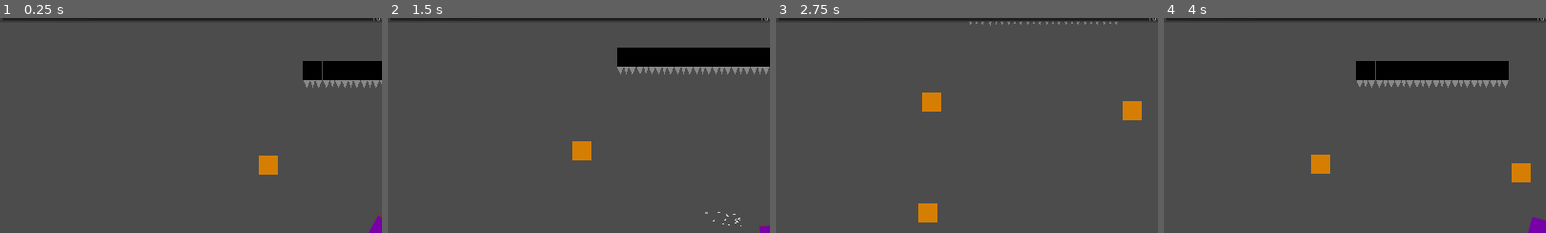
Above: before the commit, frames 1-4 (left to right).
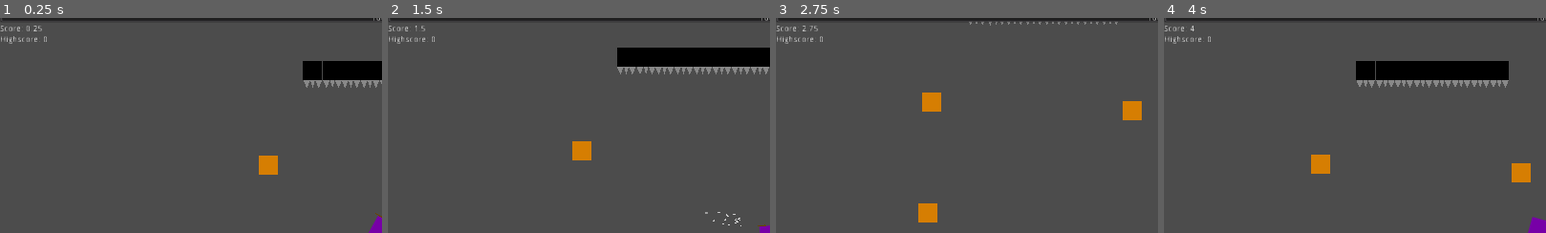
Above: after the commit, the same moments.

Repository: thx4nothing/LD51
Game: Godot game, scene res://Game.tscn
Same seed, same stepped clock (60 frames per second), same inputs: the game is played once before the commit and once after it.
Inputs (mouse positions are % of the whole screen's width and height, from its top left):
- Up to frame 1 (0.25 s): no input
- Up to frame 2 (1.5 s): tap Enter at 0.5 s; move the mouse to (72, 45) at 0.52 s; press the mouse at (72, 45) at 0.53 s; hold D (move_right) 0.53-1.28 s; move the mouse to (30, 55) at 1.27 s; release the mouse at (30, 55) at 1.28 s; hold S (move_down) from 1.28 s (still down); click (30, 55) at 1.35 s
- Up to frame 3 (2.75 s): move the mouse to (60, 28) at 2.02 s; release S (move_down) at 2.03 s; press the mouse at (60, 28) at 2.03 s; hold D (move_right) from 2.03 s (still down)
- Up to frame 4 (4 s): move the mouse to (45, 70) at 2.77 s; release D (move_right) at 2.78 s; release the mouse at (45, 70) at 2.78 s; hold W (move_up) 2.78-3.53 s; click (45, 70) at 2.85 s; move the mouse to (80, 65) at 3.52 s; press the mouse at (80, 65) at 3.53 s; hold A (move_left) from 3.53 s (still down)
The pictures show only the part of the screen within x 0-50%, y 1-51%; the shares and areas given below are measured in that part.

The runs differ from the first frame. In frame 1, 0.2% of the frame differs, in the area x 0-13%, y 3-12%; in frame 2, 0.2%; in frame 3, 0.2%; in frame 4, 0.2%.

Commit message:
added game over ui, restart game, score, highscore

Diff:
--- a/Game.tscn
+++ b/Game.tscn
@@ -1,97 +1,39 @@
-[gd_scene load_steps=10 format=2]
+[gd_scene load_steps=9 format=2]
 
-[ext_resource path="res://characters/player/camera.gd" type="Script" id=1]
-[ext_resource path="res://characters/player/Player.tscn" type="PackedScene" id=2]
-[ext_resource path="res://objects/Crate.tscn" type="PackedScene" id=3]
-[ext_resource path="res://world.gd" type="Script" id=4]
-[ext_resource path="res://objects/SpikeWall.tscn" type="PackedScene" id=5]
+[ext_resource path="res://game.gd" type="Script" id=1]
+[ext_resource path="res://World.tscn" type="PackedScene" id=2]
+[ext_resource path="res://characters/player/high_score.tres" type="Resource" id=3]
 [ext_resource path="res://ui/player_health.gd" type="Script" id=6]
 [ext_resource path="res://characters/player/health.tres" type="Resource" id=7]
-
-[sub_resource type="NavigationPolygon" id=1]
-vertices = PoolVector2Array( -1298, 807, -993, -814, 1115, -827, 1406, 814 )
-polygons = [ PoolIntArray( 0, 1, 2, 3 ) ]
-outlines = [ PoolVector2Array( -1298, 807, -993, -814, 1115, -827, 1406, 814 ) ]
+[ext_resource path="res://ui/player_score.gd" type="Script" id=8]
+[ext_resource path="res://characters/player/score.tres" type="Resource" id=9]
 
 [sub_resource type="Environment" id=2]
 background_mode = 4
 
 [node name="Game" type="Node"]
+script = ExtResource( 1 )
+high_score = ExtResource( 3 )
+player_score = ExtResource( 9 )
 
-[node name="World" type="Node2D" parent="."]
-script = ExtResource( 4 )
-
-[node name="Background" type="Sprite" parent="World"]
-
-[node name="Camera2D" type="Camera2D" parent="World" groups=["camera"]]
-current = true
-smoothing_enabled = true
-smoothing_speed = 15.0
-script = ExtResource( 1 )
-target = NodePath("../Navigation2D/Player")
-
-[node name="Node" type="Node" parent="World/Camera2D"]
-
-[node name="TopLeft" type="Position2D" parent="World/Camera2D/Node"]
-position = Vector2( -737, -430 )
-
-[node name="BottomRight" type="Position2D" parent="World/Camera2D/Node"]
-position = Vector2( 828, 465 )
-
-[node name="Navigation2D" type="Navigation2D" parent="World"]
-
-[node name="NavigationPolygonInstance" type="NavigationPolygonInstance" parent="World/Navigation2D"]
-navpoly = SubResource( 1 )
-
-[node name="Player" parent="World/Navigation2D" groups=["player"] instance=ExtResource( 2 )]
-unique_name_in_owner = true
-
-[node name="Crate" parent="World/Navigation2D" instance=ExtResource( 3 )]
-position = Vector2( 173, 61 )
-
-[node name="Crate2" parent="World/Navigation2D" instance=ExtResource( 3 )]
-position = Vector2( 145, -94 )
-
-[node name="Crate3" parent="World/Navigation2D" instance=ExtResource( 3 )]
-position = Vector2( -191, -108 )
-
-[node name="Crate4" parent="World/Navigation2D" instance=ExtResource( 3 )]
-position = Vector2( -198, 78 )
-
-[node name="Spikes" type="Node" parent="World"]
-
-[node name="SpikeWall" parent="World/Spikes" instance=ExtResource( 5 )]
-position = Vector2( -116, -266 )
-
-[node name="SpikeWall2" parent="World/Spikes" instance=ExtResource( 5 )]
-position = Vector2( -83, -266 )
-
-[node name="SpikeWall3" parent="World/Spikes" instance=ExtResource( 5 )]
-position = Vector2( -52, -266 )
-
-[node name="SpikeWall4" parent="World/Spikes" instance=ExtResource( 5 )]
-position = Vector2( -20, -266 )
-
-[node name="SpikeWall5" parent="World/Spikes" instance=ExtResource( 5 )]
-position = Vector2( 12, -266 )
-
-[node name="SpikeWall6" parent="World/Spikes" instance=ExtResource( 5 )]
-position = Vector2( 44, -266 )
-
-[node name="SpikeWall7" parent="World/Spikes" instance=ExtResource( 5 )]
-position = Vector2( 76, -266 )
-
-[node name="SpikeWall8" parent="World/Spikes" instance=ExtResource( 5 )]
-position = Vector2( 108, -266 )
-
-[node name="WorldEnvironment" type="WorldEnvironment" parent="."]
-environment = SubResource( 2 )
+[node name="World" parent="." instance=ExtResource( 2 )]
+game_over_screen = NodePath("../CanvasLayer/GUI/GameOverScreen")
+death_screen = NodePath("../CanvasLayer/GUI/DeathScreen")
 
 [node name="CanvasLayer" type="CanvasLayer" parent="."]
 
 [node name="GUI" type="Control" parent="CanvasLayer"]
 anchor_right = 1.0
 anchor_bottom = 1.0
+
+[node name="DeathScreen" type="ColorRect" parent="CanvasLayer/GUI"]
+unique_name_in_owner = true
+visible = false
+anchor_right = 1.0
+anchor_bottom = 1.0
+size_flags_horizontal = 3
+size_flags_vertical = 3
+color = Color( 0.211765, 0, 0, 0.262745 )
 
 [node name="VBoxContainer" type="VBoxContainer" parent="CanvasLayer/GUI"]
 anchor_right = 1.0
@@ -103,3 +45,55 @@
 size_flags_horizontal = 3
 script = ExtResource( 6 )
 player_health = ExtResource( 7 )
+
+[node name="ScoreLabel" type="Label" parent="CanvasLayer/GUI/VBoxContainer"]
+margin_top = 18.0
+margin_right = 1280.0
+margin_bottom = 32.0
+text = "Score: "
+script = ExtResource( 8 )
+player_score = ExtResource( 9 )
+
+[node name="HiScoreLabel" type="Label" parent="CanvasLayer/GUI/VBoxContainer"]
+unique_name_in_owner = true
+margin_top = 36.0
+margin_right = 1280.0
+margin_bottom = 50.0
+text = "Highscore: "
+
+[node name="GameOverScreen" type="CenterContainer" parent="CanvasLayer/GUI"]
+unique_name_in_owner = true
+anchor_right = 1.0
+anchor_bottom = 1.0
+
+[node name="HBoxContainer" type="VBoxContainer" parent="CanvasLayer/GUI/GameOverScreen"]
+margin_left = 603.0
+margin_top = 332.0
+margin_right = 676.0
+margin_bottom = 388.0
+
+[node name="GameOverLabel" type="Label" parent="CanvasLayer/GUI/GameOverScreen/HBoxContainer"]
+margin_right = 73.0
+margin_bottom = 14.0
+text = "Game Over"
+
+[node name="ScoreLabel" type="Label" parent="CanvasLayer/GUI/GameOverScreen/HBoxContainer"]
+margin_top = 18.0
+margin_right = 73.0
+margin_bottom = 32.0
+text = "Score: "
+script = ExtResource( 8 )
+player_score = ExtResource( 9 )
+
+[node name="RestartButton" type="Button" parent="CanvasLayer/GUI/GameOverScreen/HBoxContainer"]
+margin_top = 36.0
+margin_right = 73.0
+margin_bottom = 56.0
+text = "Restart"
+
+[node name="WorldEnvironment" type="WorldEnvironment" parent="."]
+environment = SubResource( 2 )
+
+[connection signal="pressed" from="CanvasLayer/GUI/GameOverScreen/HBoxContainer/RestartButton" to="." method="_on_RestartButton_pressed"]
+
+[editable path="World"]
--- /dev/null
+++ b/World.tscn
@@ -0,0 +1,78 @@
+[gd_scene load_steps=7 format=2]
+
+[ext_resource path="res://characters/player/camera.gd" type="Script" id=3]
+[ext_resource path="res://world.gd" type="Script" id=4]
+[ext_resource path="res://objects/SpikeWall.tscn" type="PackedScene" id=8]
+[ext_resource path="res://objects/Crate.tscn" type="PackedScene" id=9]
+[ext_resource path="res://characters/player/Player.tscn" type="PackedScene" id=10]
+
+[sub_resource type="NavigationPolygon" id=1]
+vertices = PoolVector2Array( -1298, 807, -993, -814, 1115, -827, 1406, 814 )
+polygons = [ PoolIntArray( 0, 1, 2, 3 ) ]
+outlines = [ PoolVector2Array( -1298, 807, -993, -814, 1115, -827, 1406, 814 ) ]
+
+[node name="World" type="Node2D"]
+script = ExtResource( 4 )
+
+[node name="Background" type="Sprite" parent="."]
+
+[node name="Camera2D" type="Camera2D" parent="." groups=["camera"]]
+current = true
+smoothing_enabled = true
+smoothing_speed = 15.0
+script = ExtResource( 3 )
+target = NodePath("../Navigation2D/Player")
+
+[node name="Node" type="Node" parent="Camera2D"]
+
+[node name="TopLeft" type="Position2D" parent="Camera2D/Node"]
+position = Vector2( -737, -430 )
+
+[node name="BottomRight" type="Position2D" parent="Camera2D/Node"]
+position = Vector2( 828, 465 )
+
+[node name="Navigation2D" type="Navigation2D" parent="."]
+
+[node name="NavigationPolygonInstance" type="NavigationPolygonInstance" parent="Navigation2D"]
+navpoly = SubResource( 1 )
+
+[node name="Player" parent="Navigation2D" groups=["player"] instance=ExtResource( 10 )]
+unique_name_in_owner = true
+
+[node name="Crate" parent="Navigation2D" instance=ExtResource( 9 )]
+position = Vector2( 173, 61 )
+
+[node name="Crate2" parent="Navigation2D" instance=ExtResource( 9 )]
+position = Vector2( 145, -94 )
+
+[node name="Crate3" parent="Navigation2D" instance=ExtResource( 9 )]
+position = Vector2( -191, -108 )
+
+[node name="Crate4" parent="Navigation2D" instance=ExtResource( 9 )]
+position = Vector2( -198, 78 )
+
+[node name="Spikes" type="Node" parent="."]
+
+[node name="SpikeWall" parent="Spikes" instance=ExtResource( 8 )]
+position = Vector2( -116, -266 )
+
+[node name="SpikeWall2" parent="Spikes" instance=ExtResource( 8 )]
+position = Vector2( -83, -266 )
+
+[node name="SpikeWall3" parent="Spikes" instance=ExtResource( 8 )]
+position = Vector2( -52, -266 )
+
+[node name="SpikeWall4" parent="Spikes" instance=ExtResource( 8 )]
+position = Vector2( -20, -266 )
+
+[node name="SpikeWall5" parent="Spikes" instance=ExtResource( 8 )]
+position = Vector2( 12, -266 )
+
+[node name="SpikeWall6" parent="Spikes" instance=ExtResource( 8 )]
+position = Vector2( 44, -266 )
+
+[node name="SpikeWall7" parent="Spikes" instance=ExtResource( 8 )]
+position = Vector2( 76, -266 )
+
+[node name="SpikeWall8" parent="Spikes" instance=ExtResource( 8 )]
+position = Vector2( 108, -266 )
--- a/characters/player/Player.tscn
+++ b/characters/player/Player.tscn
@@ -1,8 +1,9 @@
-[gd_scene load_steps=14 format=2]
+[gd_scene load_steps=15 format=2]
 
 [ext_resource path="res://characters/player/player.gd" type="Script" id=1]
 [ext_resource path="res://characters/player/health.tres" type="Resource" id=2]
 [ext_resource path="res://characters/BloodParticles.tscn" type="PackedScene" id=3]
+[ext_resource path="res://characters/player/score.tres" type="Resource" id=4]
 
 [sub_resource type="Shader" id=6]
 code = "shader_type canvas_item;
@@ -109,6 +110,7 @@
 collision_mask = 54
 script = ExtResource( 1 )
 health = ExtResource( 2 )
+score = ExtResource( 4 )
 
 [node name="CollisionBody" type="CollisionPolygon2D" parent="."]
 position = Vector2( -0.200001, -0.200001 )
--- /dev/null
+++ b/characters/player/high_score.gd
@@ -0,0 +1,4 @@
+extends Resource
+class_name HighScore
+
+export var high_score: float = 0
--- /dev/null
+++ b/characters/player/high_score.tres
@@ -0,0 +1,7 @@
+[gd_resource type="Resource" load_steps=2 format=2]
+
+[ext_resource path="res://characters/player/high_score.gd" type="Script" id=1]
+
+[resource]
+script = ExtResource( 1 )
+high_score = 0.0
--- a/characters/player/player.gd
+++ b/characters/player/player.gd
@@ -26,9 +26,9 @@
 var selected_create: Crate
 
 export (Resource) var health
-signal died(score)
+signal died
 
-var score: int = 0
+export (Resource) var score
 
 onready var camera: PlayerCamera = get_tree().get_nodes_in_group("camera")[0] as PlayerCamera
 
@@ -46,6 +46,7 @@
 
 func _process(delta: float) -> void:
 	if dead: return
+	score.get_points(delta)
 	if Input.is_action_just_pressed("debug_change_mode"):
 		current_fire_mode += 1
 		if current_fire_mode > FireMode.size() - 1:
@@ -104,7 +105,7 @@
 
 func _health_changed(value) -> void:
 	if value <= 0 and not dead:
-		emit_signal("died", score)
+		emit_signal("died")
 		dead = true
 		blood_particles.one_shot = false
 		blood_particles.emitting = true
--- /dev/null
+++ b/characters/player/score.gd
@@ -0,0 +1,14 @@
+extends Resource
+class_name PlayerScore
+
+export var score: float = 0
+
+signal score_changed
+
+func lose_points(amount):
+	score -= amount
+	emit_signal("score_changed", score)
+
+func get_points(amount):
+	score += amount
+	emit_signal("score_changed", score)
--- /dev/null
+++ b/characters/player/score.tres
@@ -0,0 +1,7 @@
+[gd_resource type="Resource" load_steps=2 format=2]
+
+[ext_resource path="res://characters/player/score.gd" type="Script" id=1]
+
+[resource]
+script = ExtResource( 1 )
+score = 0.0
--- /dev/null
+++ b/game.gd
@@ -0,0 +1,23 @@
+extends Node
+
+onready var world: Node2D = $World
+var world_res = load("res://World.tscn")
+
+export (Resource) var high_score
+
+export (Resource) var player_score
+
+func _ready() -> void:
+	$"%HiScoreLabel".text = "Highscore: " + str(high_score.high_score)
+	pass
+
+func _on_RestartButton_pressed() -> void:
+	#if world:
+	#	world.queue_free()
+	#world = world_res.instance()
+	#add_child(world)
+	if player_score.score > high_score.high_score:
+		high_score.high_score = player_score.score
+		$"%HiScoreLabel".text = "Highscore: " + str(high_score.high_score)
+	player_score.lose_points(player_score.score)
+	get_tree().reload_current_scene()
--- a/project.godot
+++ b/project.godot
@@ -29,6 +29,11 @@
 "language": "GDScript",
 "path": "res://world.gd"
 }, {
+"base": "Resource",
+"class": "HighScore",
+"language": "GDScript",
+"path": "res://characters/player/high_score.gd"
+}, {
 "base": "KinematicBody2D",
 "class": "Player",
 "language": "GDScript",
@@ -43,15 +48,22 @@
 "class": "PlayerHealth",
 "language": "GDScript",
 "path": "res://characters/player/health.gd"
+}, {
+"base": "Resource",
+"class": "PlayerScore",
+"language": "GDScript",
+"path": "res://characters/player/score.gd"
 } ]
 _global_script_class_icons={
 "Bat": "",
 "Crate": "",
 "FireBall": "",
 "GameWorld": "",
+"HighScore": "",
 "Player": "",
 "PlayerCamera": "",
-"PlayerHealth": ""
+"PlayerHealth": "",
+"PlayerScore": ""
 }
 
 [application]
--- /dev/null
+++ b/ui/player_score.gd
@@ -0,0 +1,12 @@
+extends Label
+
+export (Resource) var player_score
+
+func _ready():
+	if player_score:
+		player_score.connect("score_changed", self, "_on_player_score_changed")
+		text = "Score: " + str(player_score.score)
+		print(player_score.score)
+
+func _on_player_score_changed(score):
+	text = "Score: " + str(score)
--- a/world.gd
+++ b/world.gd
@@ -6,6 +6,9 @@
 
 onready var player := $"%Player" as Player
 onready var camera: Camera2D = $Camera2D as Camera2D
+
+export (NodePath) var game_over_screen
+export (NodePath) var death_screen
 
 var wave: int = 0
 
@@ -29,6 +32,8 @@
 
 func _ready() -> void:
 	player.connect("died", self, "_player_died")
+	get_node(game_over_screen).visible = false
+	get_node(death_screen).visible = false
 
 func _process(_delta: float) -> void:
 	if Input.is_action_just_pressed("ui_cancel"):
@@ -41,8 +46,9 @@
 func _on_day_timer_timeout() -> void:
 	pass
 
-func _player_died(score: int) -> void:
-	print(score)
+func _player_died() -> void:
+	get_node(game_over_screen).visible = true
+	get_node(death_screen).visible = true
 	pass
 
 func spawn_enemy() -> void:
